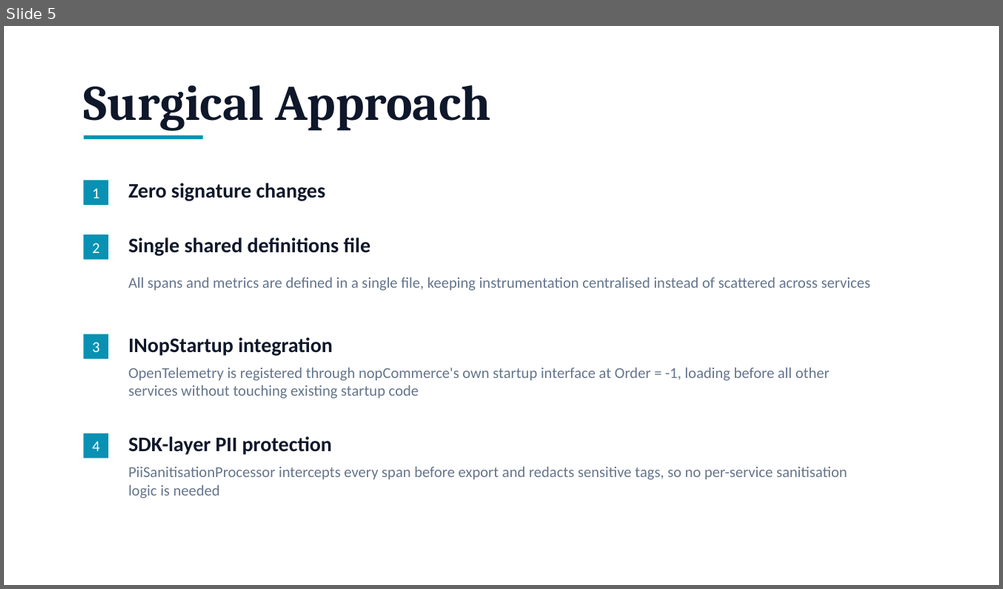
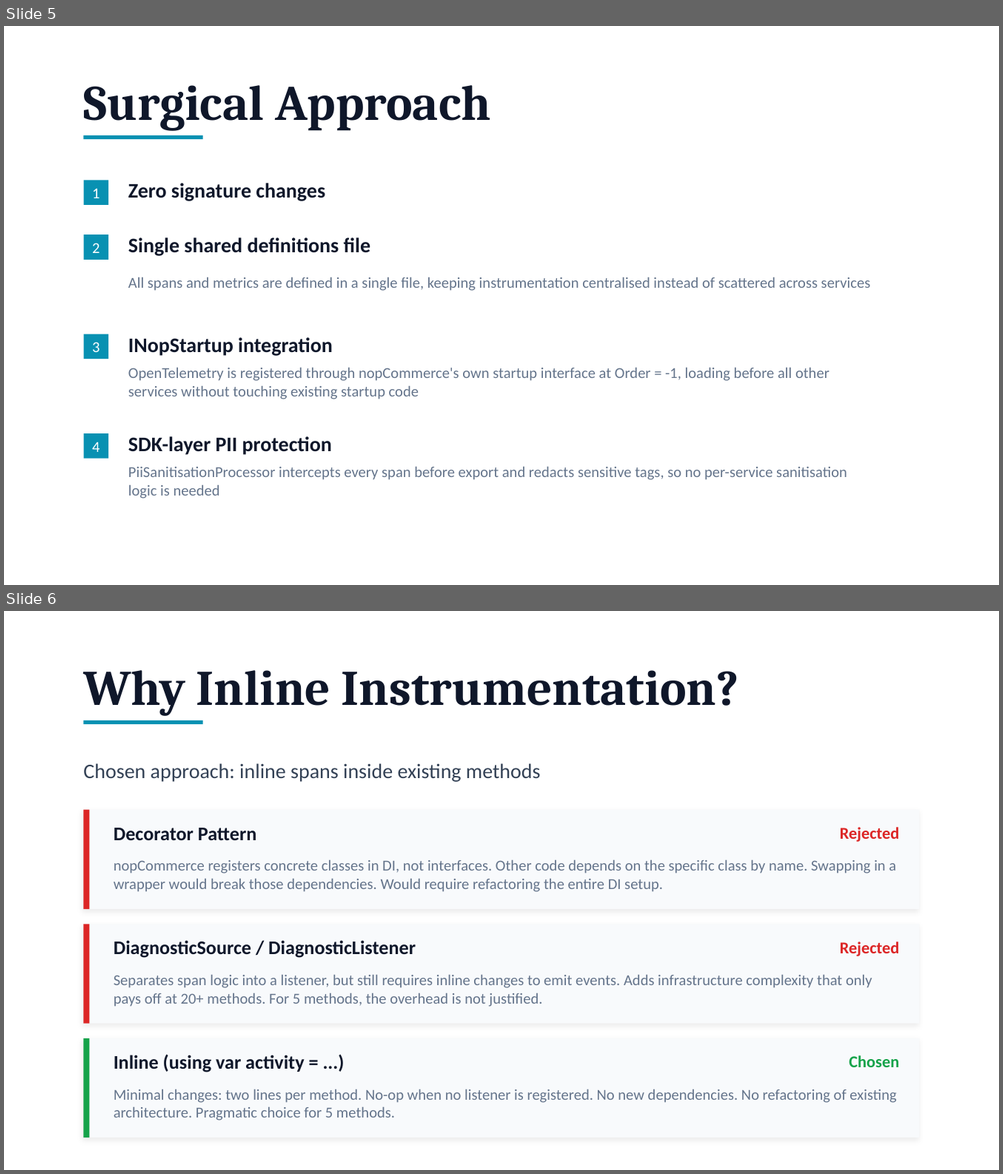
Before and after one commit to ruimachado23/as-assignment01, a slide deck: presentation.pptx. Shown one above the other, each under a label of ours: slide 5 before the commit, slides 5 and 6 after it. The pictures are 1003x589 and 1003x1174 pixels, drawn with LibreOffice and Linux fonts; fonts in the diff are those of the drawing. Boxes give left, top, right and bottom in pixels: in the first picture for what was removed or moved away, otherwise in the second. Text is boxed around its words. In the diff, an @@ line names an element or a change of style, - is before the commit and + after.

Commit message:
presentation fix

```diff
--- a/presentation.pptx
+++ b/presentation.pptx
@@ slide 6 added at (4,611,999,1170), background #FFFFFF @@
@@ text added at (83,670,739,716), 36 pt, text #0F172A, bold @@
+Why Inline Instrumentation?
@@ rectangle added at (84,721,203,724), fill #0891B2 @@
@@ text added at (83,763,540,782), 15 pt, text #334155 @@
+Chosen approach: inline spans inside existing methods
@@ rectangle added at (84,810,919,909), fill #F8FAFC @@
@@ rectangle added at (84,810,90,909), fill #DC2626 @@
@@ text added at (114,828,257,840), 14 pt, text #0F172A, bold @@
+Decorator Pattern
@@ text added at (839,827,899,842), 12 pt, text #DC2626, bold @@
+Rejected
@@ text added at (114,860,896,892), 11 pt, text #64748B @@
+nopCommerce registers concrete classes in DI, not interfaces. Other code depends on the specific class by name. Swapping in a wrapper would break those dependencies. Would require refactoring the entire DI setup.
@@ rectangle added at (84,924,919,1024), fill #F8FAFC @@
@@ rectangle added at (84,924,90,1024), fill #DC2626 @@
@@ text added at (114,940,415,958), 14 pt, text #0F172A, bold @@
+DiagnosticSource / DiagnosticListener
@@ text added at (839,942,899,957), 12 pt, text #DC2626, bold @@
+Rejected
@@ text added at (114,975,872,1007), 11 pt, text #64748B @@
+Separates span logic into a listener, but still requires inline changes to emit events. Adds infrastructure complexity that only pays off at 20+ methods. For 5 methods, the overhead is not justified.
@@ rectangle added at (84,1039,919,1138), fill #F8FAFC @@
@@ rectangle added at (84,1039,90,1138), fill #16A34A @@
@@ text added at (114,1054,304,1073), 14 pt, text #0F172A, bold @@
+Inline (using var activity = ...)
@@ text added at (848,1056,899,1068), 12 pt, text #16A34A, bold @@
+Chosen
@@ text added at (114,1090,896,1121), 11 pt, text #64748B @@
+Minimal changes: two lines per method. No-op when no listener is registered. No new dependencies. No refactoring of existing architecture. Pragmatic choice for 5 methods.
```
